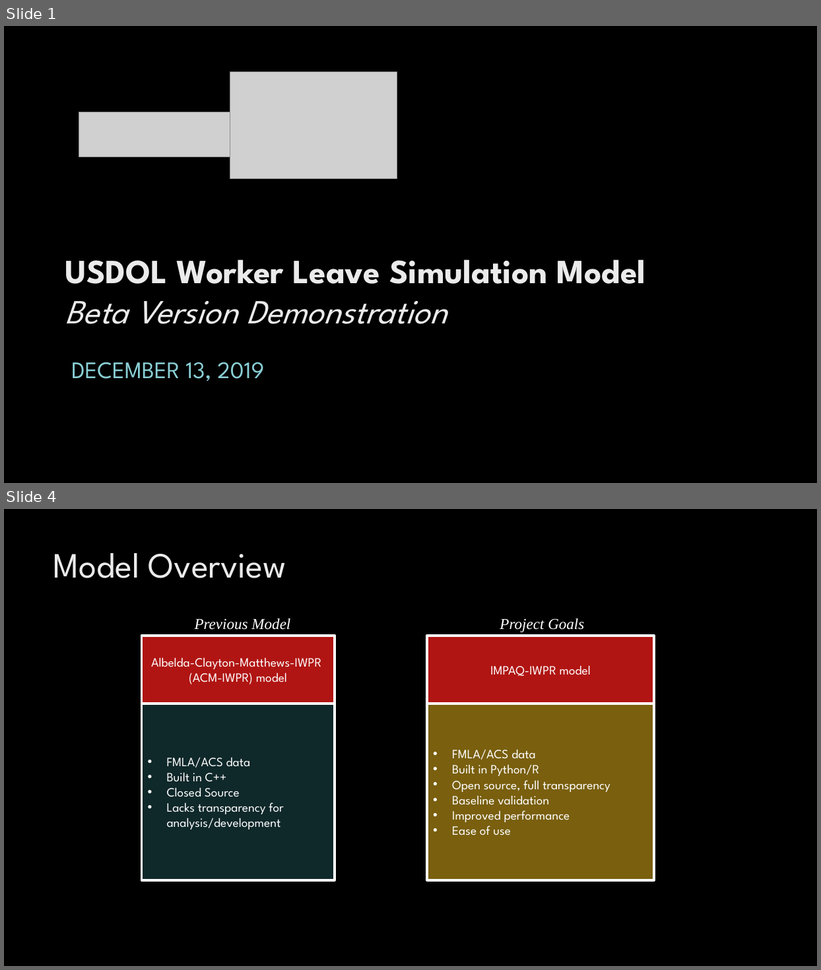
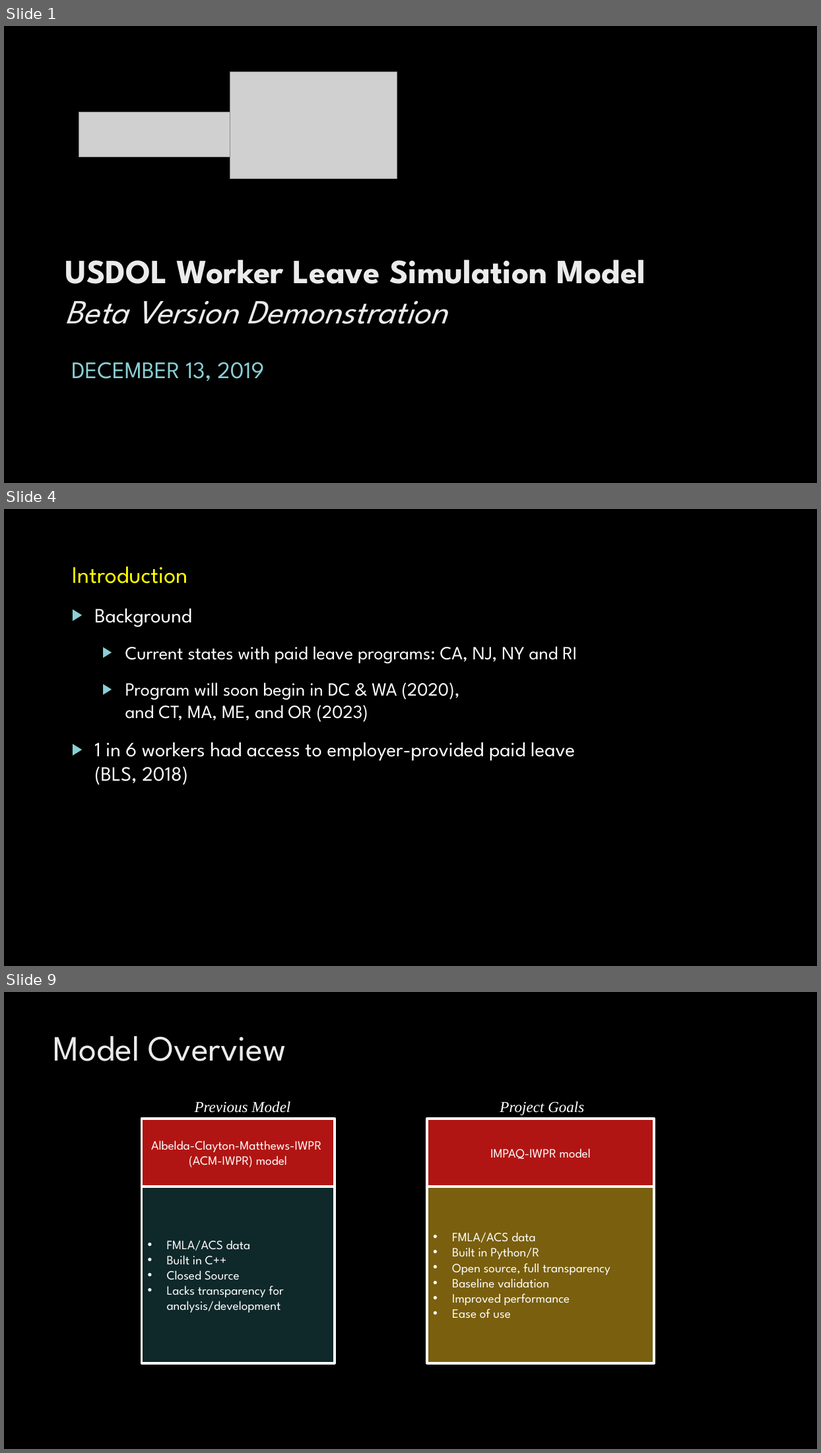
Before and after one commit to m-trinh/microsim, a slide deck: draft/demo_external_20191213/121319 Microsim Demonstration_cz_lp.pptx. Shown one above the other, each under a label of ours: slides 1 and 4 before the commit, slides 1, 4 and 9 after it; the slides between them are not shown. The pictures are 821x970 and 821x1453 pixels, drawn with LibreOffice and Linux fonts; fonts in the diff are those of the drawing; grey boxes stand for pictures; background and template pictures are left out. Boxes give left, top, right and bottom in pixels: in the first picture for what was removed or moved away, otherwise in the second. Text is boxed around its words. In the diff, an @@ line names an element or a change of style, - is before the commit and + after.

```diff
--- a/draft/demo_external_20191213/121319 Microsim Demonstration_cz_lp.pptx
+++ b/draft/demo_external_20191213/121319 Microsim Demonstration_cz_lp.pptx
@@ slide 4 added at bbox=[4, 509, 817, 966], background picture (left out) @@
@@ text added at bbox=[72, 566, 577, 785], 22 pt, text #FFFFFF @@
+    Introduction
+    ▶ Background
+      ▶ Current states with paid leave programs: CA, NJ, NY and RI
+      ▶ Program will soon begin in DC & WA (2020),
+        and CT, MA, ME, and OR (2023)
+    ▶ 1 in 6 workers had access to employer-provided paid leave (BLS, 2018)
@@ what was slide 4 is now slide 9 @@
```
Also in this commit, not shown: 15 slides changed, 6 other slides added, 3 slides removed, 11 other files.
